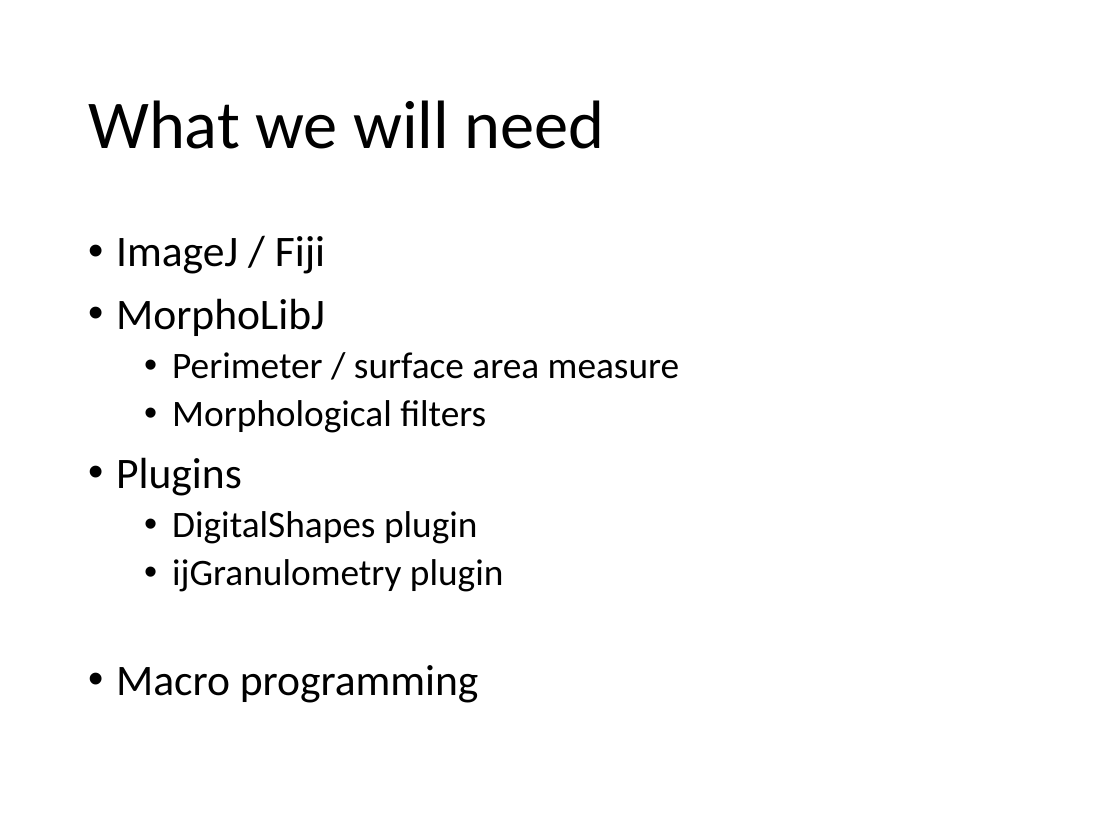
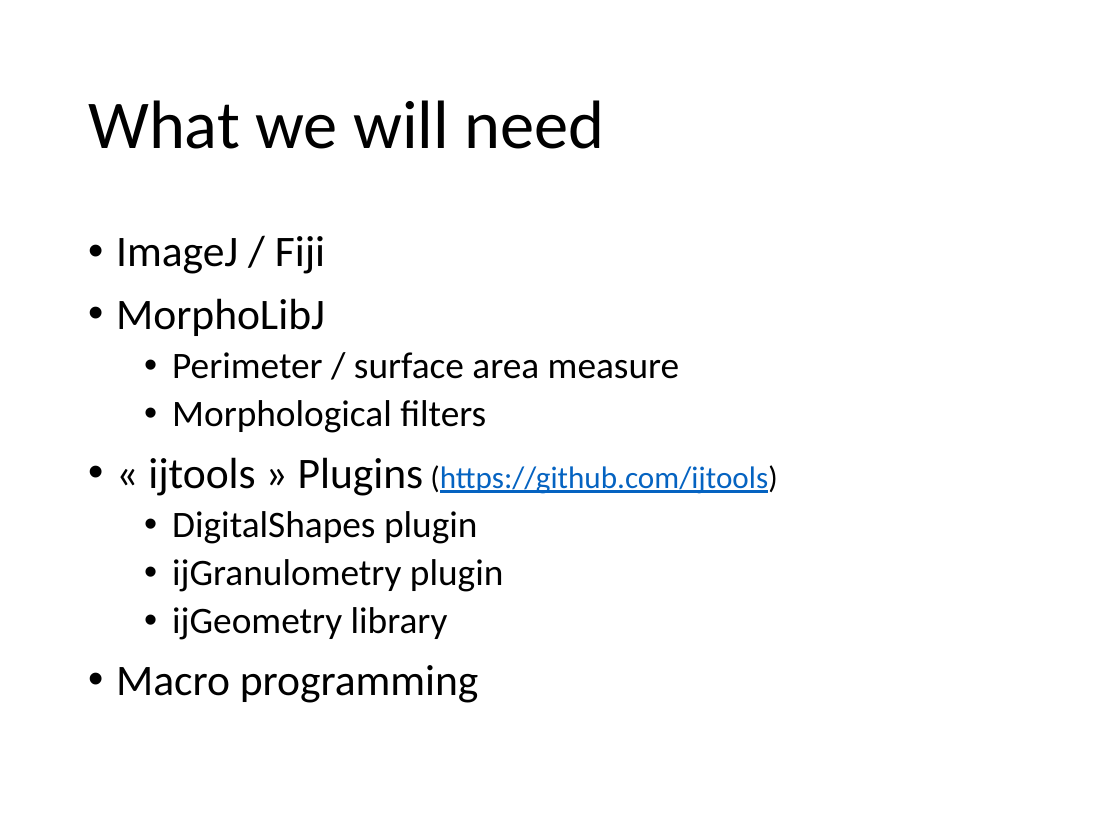
Before and after one commit to dlegland/image-analysis-practical-2023, a slide deck: slide 18 of practical/manual/ImageAnalysis-practical.pptx (slide 16 before the commit). Drawn at 1120x840 pixels with LibreOffice and Linux fonts; fonts in the diff are those of the drawing. Boxes give left, top, right and bottom in pixels: in the first picture for what was removed or moved away, otherwise in the second. Text is boxed around its words. In the diff, an @@ line names an element or a change of style, - is before the commit and + after.

```diff
--- a/practical/manual/ImageAnalysis-practical.pptx
+++ b/practical/manual/ImageAnalysis-practical.pptx
@@ text at [148,457,778,496]: text changed; size 28 to 20 pt; text colour #000000 to #0563C1 @@
-• Plugins
+• « ijtools » Plugins (https://github.com/ijtools)
@@ text at [172,607,448,640]: paragraph added @@
+  • ijGeometry library
```
Also in this commit, not shown: 3 other slides changed.
